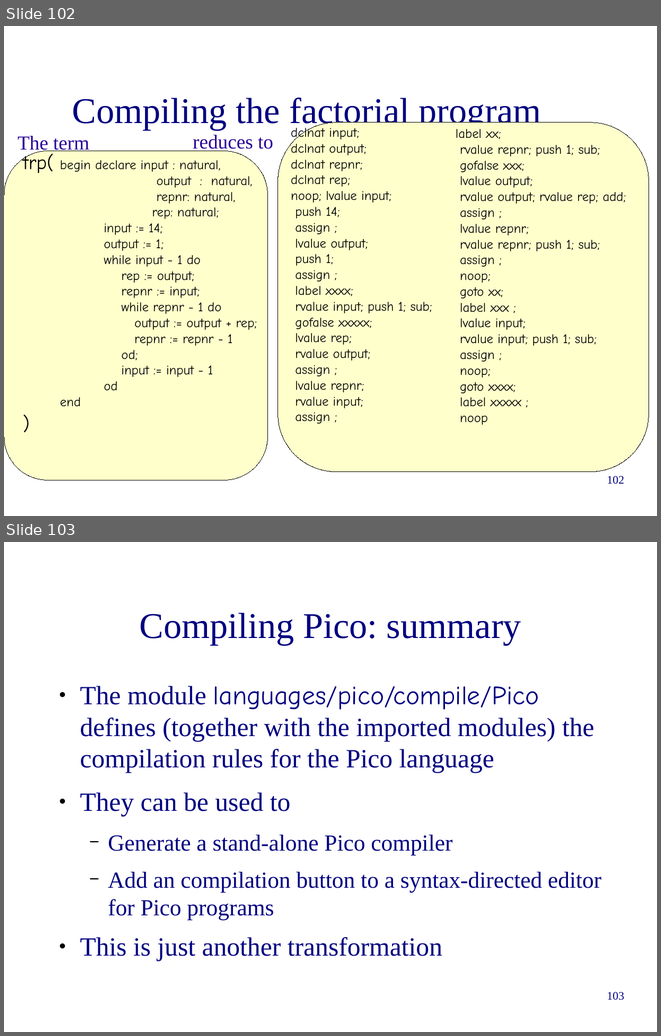
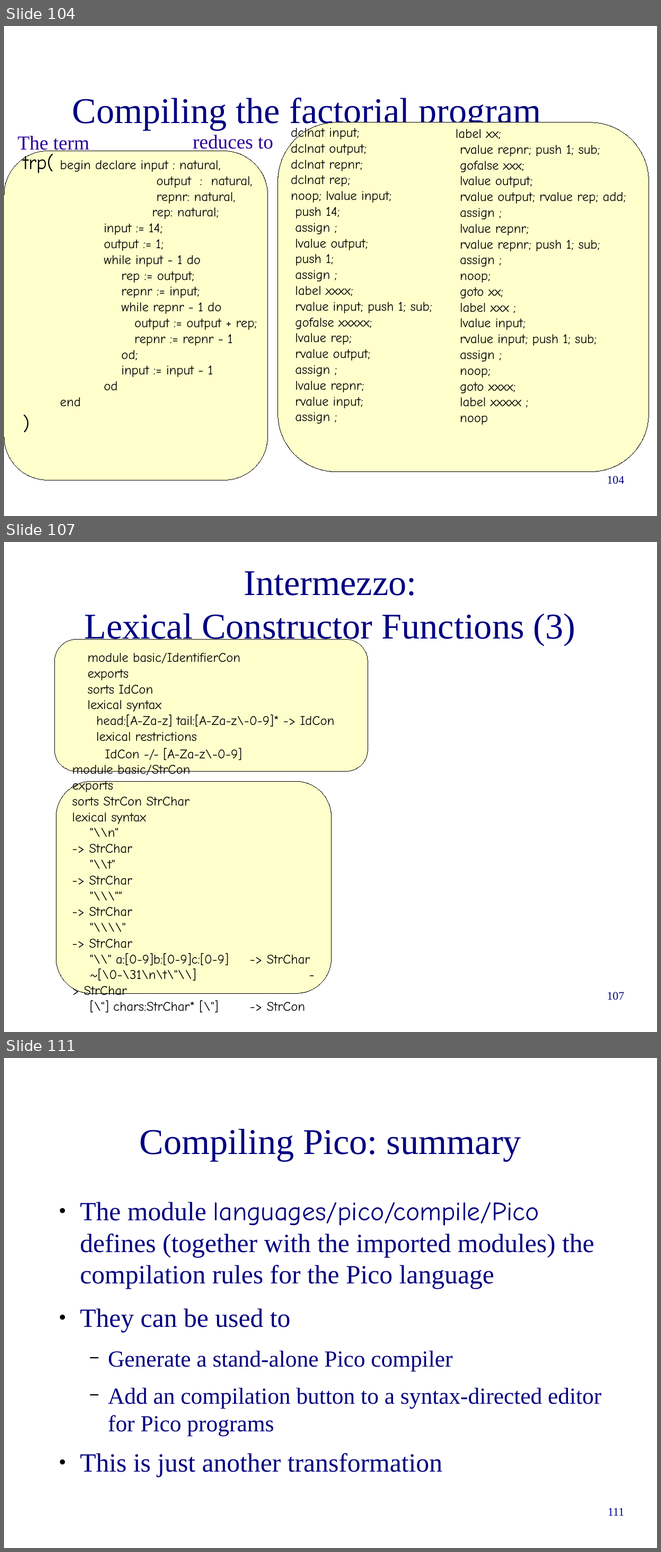
Before and after one commit to cwi-swat/meta-environment, a slide deck: meta-doc/extraction-transformation/6-asfsdf-intro/asfsdf-intro.odp. Shown one above the other, each under a label of ours: slides 102 and 103 before the commit, slides 104, 107 and 111 after it; the slides between them are not shown. The pictures are 661x1036 and 661x1552 pixels, drawn with LibreOffice and Linux fonts; fonts in the diff are those of the drawing; background and template pictures are left out. Boxes give left, top, right and bottom in pixels: in the first picture for what was removed or moved away, otherwise in the second. Text is boxed around its words. In the diff, an @@ line names an element or a change of style, - is before the commit and + after.

Commit message:
Fixed a number of typos and added slides on list matching and lexical constructor functions.

```diff
--- a/meta-doc/extraction-transformation/6-asfsdf-intro/asfsdf-intro.odp
+++ b/meta-doc/extraction-transformation/6-asfsdf-intro/asfsdf-intro.odp
@@ slide 107 added at bbox=[4, 542, 657, 1032], background #FFFFFF @@
@@ title added at bbox=[85, 571, 576, 645], 44 pt, text #000080 @@
+Intermezzo:
+Lexical Constructor Functions (3)
@@ rounded rectangle added at bbox=[54, 639, 368, 771], fill #FFFFCC, outline #000000 0 pt, 16 pt, text #000000 @@
+module basic/IdentifierCon
+exports
+sorts IdCon
+lexical syntax
+head:[A-Za-z] tail:[A-Za-z\-0-9]* -> IdCon
+lexical restrictions
+IdCon -/- [A-Za-z\-0-9]
@@ rounded rectangle added at bbox=[56, 782, 332, 994], fill #FFFFCC, outline #000000 0 pt, 16 pt, text #000000 @@
+module basic/StrCon
+exports
+sorts StrCon StrChar
+lexical syntax
+"\\n" -> StrChar
+"\\t" -> StrChar
+"\\\"" -> StrChar
+"\\\\" -> StrChar
+"\\" a:[0-9]b:[0-9]c:[0-9] -> StrChar
+~[\0-\31\n\t\"\\] -> StrChar
+[\"] chars:StrChar* [\"] -> StrCon
@@ page number added at bbox=[607, 991, 625, 1000], 14 pt, text #000080 @@
+107
@@ what was slide 102 is now slide 104 @@
@@ page number at bbox=[607, 475, 625, 484]: text changed @@
-102
+104
@@ what was slide 103 is now slide 111 @@
@@ page number at bbox=[608, 1507, 624, 1515]: text changed @@
-103
+111
```
Also in this commit, not shown: 10 slides changed, 7 other slides added.
